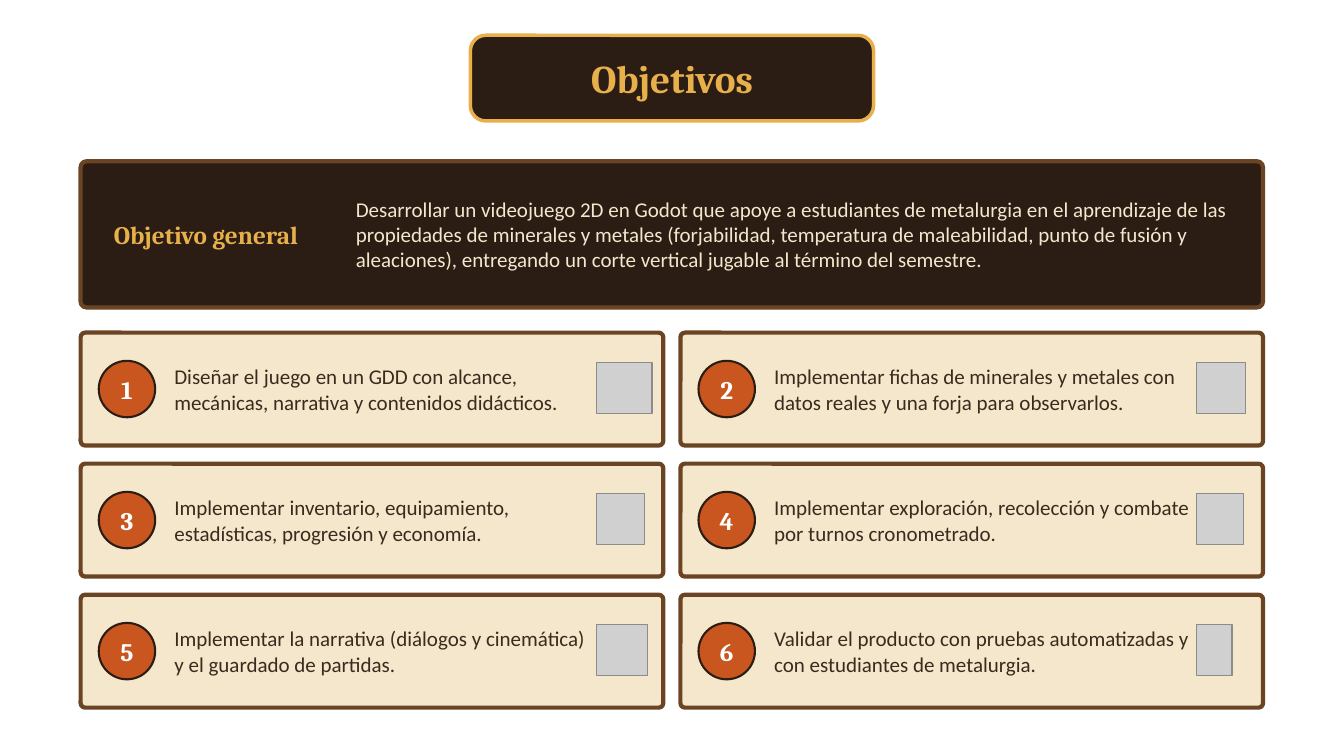
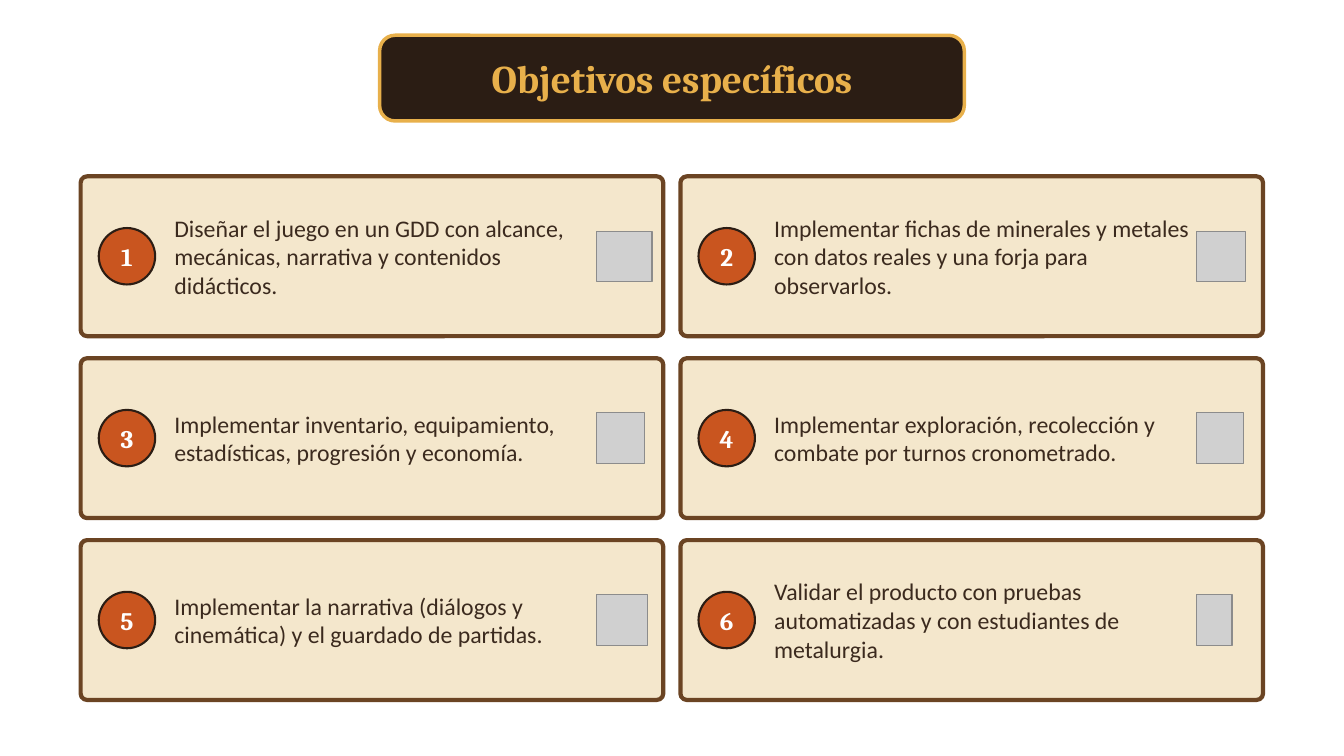
Before and after one commit to jjmmcode/CAPSTONE-G6-2026-02, a slide deck: slide 6 of Fase 1/Evidencias Grupales/Presentación idea de proyecto.pptx (slide 8 before the commit). Drawn at 1344x756 pixels with LibreOffice and Linux fonts; fonts in the diff are those of the drawing; grey boxes stand for pictures; background and template pictures are left out. Boxes give left, top, right and bottom in pixels: in the first picture for what was removed or moved away, otherwise in the second. Text is boxed around its words. In the diff, an @@ line names an element or a change of style, - is before the commit and + after.

```diff
--- a/Fase 1/Evidencias Grupales/Presentación idea de proyecto.pptx
+++ b/Fase 1/Evidencias Grupales/Presentación idea de proyecto.pptx
@@ rounded rectangle: place and size @@
-rounded rectangle at [471, 35, 874, 121]
+rounded rectangle at [380, 35, 965, 121]
@@ text at [492, 65, 852, 102]: text changed @@
-Objetivos
+Objetivos específicos
@@ rounded rectangle: place and size @@
-rounded rectangle at [81, 333, 663, 446]
+rounded rectangle at [81, 176, 663, 337]
@@ rounded rectangle removed at [81, 161, 1263, 308] @@
@@ rounded rectangle: place and size @@
-rounded rectangle at [681, 333, 1263, 446]
+rounded rectangle at [681, 176, 1263, 337]
@@ text "Diseñar el juego en un ...": place and size @@
-text "Diseñar el juego en un ..." at [174, 369, 558, 414]
+text "Diseñar el juego en un ..." at [174, 220, 564, 294]
@@ text removed at [356, 202, 1226, 271] @@
-Desarrollar un videojuego 2D en Godot que apoye a estudiantes de metalurgia en el aprendizaje de las propiedades de minerales y metales (forjabilidad, temperatura de maleabilidad, punto de fusión y aleaciones), entregando un corte vertical jugable al término del semestre.
@@ size 15 to 17 pt in 6 elements at [174, 598, 543, 647], [774, 583, 1119, 662], [174, 416, 555, 465], [774, 416, 1155, 465], [174, 220, 564, 294], [774, 220, 1189, 294] @@
@@ text "Implementar fichas de minerales y ...": place and size @@
-text "Implementar fichas de minerales y ..." at [774, 369, 1175, 414]
+text "Implementar fichas de minerales y ..." at [774, 220, 1189, 294]
@@ ellipse "1": place and size @@
-ellipse "1" at [99, 361, 155, 417]
+ellipse "1" at [99, 228, 155, 284]
@@ text removed at [114, 226, 298, 250] @@
-Objetivo general
@@ picture: place and size @@
-picture at [597, 363, 652, 413]
+picture at [597, 231, 652, 281]
@@ ellipse "2": place and size @@
-ellipse "2" at [699, 361, 755, 417]
+ellipse "2" at [699, 228, 755, 284]
@@ picture: place and size @@
-picture at [1197, 363, 1246, 413]
+picture at [1197, 231, 1246, 281]
@@ rounded rectangle: place and size @@
-rounded rectangle at [81, 464, 663, 577]
+rounded rectangle at [81, 358, 663, 518]
@@ rounded rectangle: place and size @@
-rounded rectangle at [681, 464, 1263, 577]
+rounded rectangle at [681, 358, 1263, 518]
@@ text "Implementar inventario, equipamiento, estadísticas, progresi ...": place and size @@
-text "Implementar inventario, equipamiento, estadísticas, progresi ..." at [174, 500, 509, 545]
+text "Implementar inventario, equipamiento, estadísticas, progresi ..." at [174, 416, 555, 465]
@@ text "Implementar exploración, recolección y combate ...": place and size @@
-text "Implementar exploración, recolección y combate ..." at [774, 500, 1189, 545]
+text "Implementar exploración, recolección y combate ..." at [774, 416, 1155, 465]
@@ 2 pictures, 2 ellipses: place and size @@
-2 pictures, 2 ellipses at [99, 492, 1244, 548]
+2 pictures, 2 ellipses at [99, 410, 1244, 467]
@@ rounded rectangle: place and size @@
-rounded rectangle at [81, 595, 663, 708]
+rounded rectangle at [81, 540, 663, 701]
@@ text "Implementar la narrativa (diálogos y ...": place and size @@
-text "Implementar la narrativa (diálogos y ..." at [174, 631, 585, 676]
+text "Implementar la narrativa (diálogos y ..." at [174, 598, 543, 647]
@@ rounded rectangle: place and size @@
-rounded rectangle at [681, 595, 1263, 708]
+rounded rectangle at [681, 540, 1263, 701]
@@ text "Validar el producto con pruebas ...": place and size @@
-text "Validar el producto con pruebas ..." at [774, 631, 1188, 676]
+text "Validar el producto con pruebas ..." at [774, 583, 1119, 662]
@@ 2 pictures, 2 ellipses: place and size @@
-2 pictures, 2 ellipses at [99, 623, 1232, 680]
+2 pictures, 2 ellipses at [99, 592, 1232, 648]
```
Also in this commit, not shown: 9 other slides changed, 6 slides added, 4 slides removed, 1 other file.
